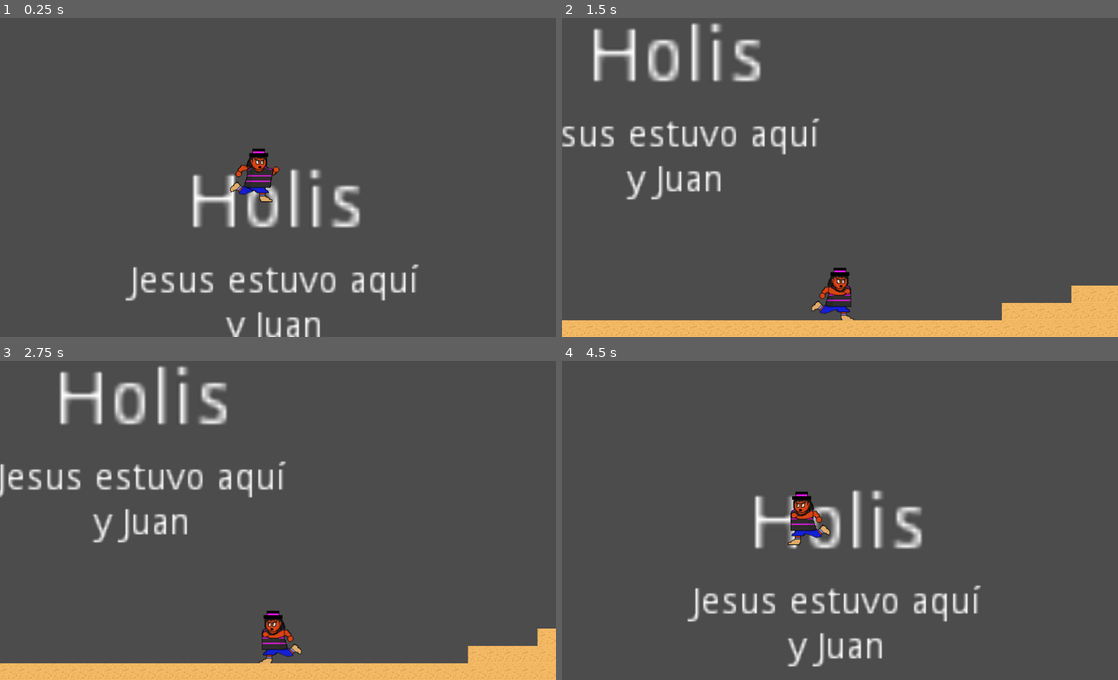
Above: before the commit, frames 1-4 (two rows, left to right).
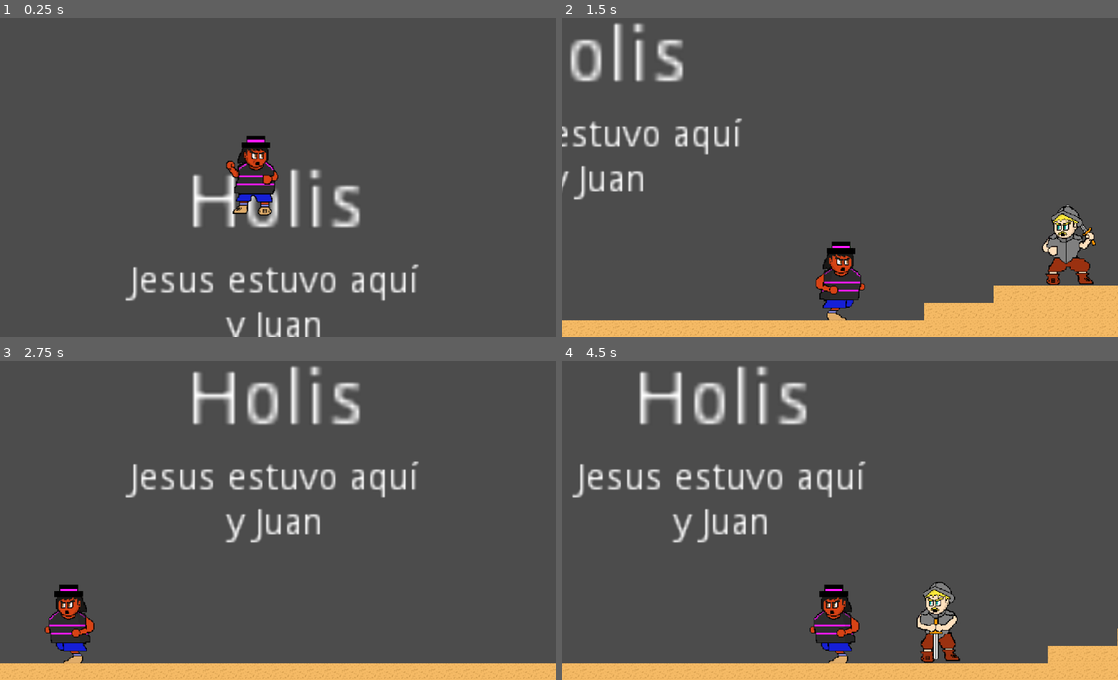
Above: after the commit, the same moments.

Repository: baiest/Minga_Survivor
Game: Godot game, scene res://scenes/Main.tscn
The game is run twice, just before and just after one commit, with the same random seed, the same clock (stepped at 60 frames per second) and the same inputs.
Inputs:
- Up to frame 1 (0.25 s): no input
- Up to frame 2 (1.5 s): hold Right (ui_right) from 0.53 s (still down); tap Up (ui_up) at 0.77 s
- Up to frame 3 (2.75 s): tap Up (ui_up) at 1.52 s; release Right (ui_right) at 2.03 s; hold Left (ui_left) from 2.03 s (still down)
- Up to frame 4 (4.5 s): release Left (ui_left) at 2.78 s; hold Right (ui_right) 2.78-4.28 s; tap Up (ui_up) at 3.02, 3.77 s; hold Left (ui_left) from 4.28 s (still down)

The runs differ from the first frame. In frame 1, 1.3% of the frame differs, in the area x 40-51%, y 36-62%; in frame 2, 10%; in frame 3, 12%; in frame 4, 17%, in the area x 0-100%, y 1-100%.

Commit message:
organizando y escalando las animaciones del player

Diff:
--- a/scenes/Main.tscn
+++ b/scenes/Main.tscn
@@ -1,43 +1,56 @@
-[gd_scene load_steps=20 format=2]
+[gd_scene load_steps=23 format=2]
 
-[ext_resource path="res://sprites/Player/Misak/pixil-frame-0.png" type="Texture" id=1]
+[ext_resource path="res://sprites/Player/Misak/5.png" type="Texture" id=1]
 [ext_resource path="res://tiles/tile_nive1.tres" type="TileSet" id=2]
 [ext_resource path="res://scripts/script_player.gd" type="Script" id=3]
 [ext_resource path="res://sonidos/Ambientacion.ogg" type="AudioStream" id=4]
 [ext_resource path="res://sonidos/ritmo.ogg" type="AudioStream" id=5]
-[ext_resource path="res://sprites/Player/Misak/pixil-frame-1.png" type="Texture" id=6]
-[ext_resource path="res://sprites/Player/Misak/pixil-frame-3.png" type="Texture" id=7]
+[ext_resource path="res://sprites/Player/Misak/4.png" type="Texture" id=6]
+[ext_resource path="res://sprites/Player/Misak/6.png" type="Texture" id=7]
 [ext_resource path="res://scenes/Enemigo.gd" type="Script" id=8]
 [ext_resource path="res://sprites/Enemigo/3.png" type="Texture" id=9]
 [ext_resource path="res://sprites/Enemigo/5.png" type="Texture" id=10]
 [ext_resource path="res://sprites/Enemigo/2.png" type="Texture" id=11]
 [ext_resource path="res://sprites/Enemigo/1.png" type="Texture" id=12]
 [ext_resource path="res://sprites/Enemigo/4.png" type="Texture" id=13]
+[ext_resource path="res://sprites/Player/Misak/1.png" type="Texture" id=15]
+[ext_resource path="res://sprites/Player/Misak/2.png" type="Texture" id=16]
+[ext_resource path="res://sprites/Player/Misak/3.png" type="Texture" id=17]
 
 [sub_resource type="SpriteFrames" id=1]
 animations = [ {
-"frames": [ ExtResource( 1 ), ExtResource( 6 ), ExtResource( 7 ) ],
+"frames": [ ExtResource( 7 ), ExtResource( 6 ), ExtResource( 1 ), ExtResource( 6 ) ],
 "loop": true,
 "name": "correr",
-"speed": 15.0
+"speed": 8.0
+}, {
+"frames": [ ExtResource( 17 ), ExtResource( 15 ), ExtResource( 16 ) ],
+"loop": true,
+"name": "ataque",
+"speed": 5.0
+}, {
+"frames": [ ExtResource( 17 ) ],
+"loop": true,
+"name": "quieto",
+"speed": 5.0
 } ]
 
 [sub_resource type="RectangleShape2D" id=2]
-extents = Vector2( 20, 16 )
+extents = Vector2( 19.5495, 23.8984 )
 
 [sub_resource type="RectangleShape2D" id=3]
 extents = Vector2( 53.6705, 73.4031 )
 
 [sub_resource type="SpriteFrames" id=4]
 animations = [ {
+"frames": [ ExtResource( 9 ), ExtResource( 13 ), ExtResource( 10 ) ],
+"loop": true,
+"name": "atacar",
+"speed": 5.0
+}, {
 "frames": [ ExtResource( 12 ), ExtResource( 11 ) ],
 "loop": true,
 "name": "esperar",
-"speed": 5.0
-}, {
-"frames": [ ExtResource( 9 ), ExtResource( 13 ), ExtResource( 10 ) ],
-"loop": true,
-"name": "atacar",
 "speed": 5.0
 } ]
 
@@ -105,11 +118,13 @@
 }
 
 [node name="Correr" type="AnimatedSprite" parent="Player"]
+scale = Vector2( 0.05, 0.05 )
 frames = SubResource( 1 )
-animation = "correr"
+animation = "quieto"
+playing = true
 
 [node name="CollisionShape2D" type="CollisionShape2D" parent="Player"]
-position = Vector2( -3.05176e-05, 0 )
+position = Vector2( -4.50742, 0.49617 )
 scale = Vector2( 2, 3 )
 shape = SubResource( 2 )
 
--- a/scripts/script_player.gd
+++ b/scripts/script_player.gd
@@ -6,7 +6,7 @@
 # var b = "text"
 var Gravedad = 2500
 var Velocidad = Vector2()
-var run_speed = 350
+var run_speed = 500
 var jump_speed = -500
 
 # Called when the node enters the scene tree for the first time.
@@ -22,15 +22,15 @@
 	if is_on_floor() and jump:
 		Velocidad.y = jump_speed
 	if rigth:
-		$Correr.scale = Vector2(1,1)
+		$Correr.scale = Vector2(0.05,0.05)
 		Velocidad.x += run_speed
 		$Correr.play('correr')
 	elif left:
-		$Correr.scale = Vector2(-1,1)
+		$Correr.scale = Vector2(-0.05,0.05)
 		Velocidad.x -= run_speed
 		$Correr.play('correr')
 	else:
-		$Correr.stop()
+		$Correr.play('quieto')
 
 
 # Condicion si el jugador se sale del escenario
--- a/tiles/tile_nive1.tres
+++ b/tiles/tile_nive1.tres
@@ -7,8 +7,6 @@
 [ext_resource path="res://sprites/textures/street.png" type="Texture" id=5]
 [ext_resource path="res://sprites/textures/grass.png" type="Texture" id=6]
 [ext_resource path="res://sprites/textures/mud-2.png" type="Texture" id=7]
-
-
 
 [sub_resource type="RectangleShape2D" id=1]
 extents = Vector2( 16, 16 )
Not shown, changed: sprites/Player/Misak/1.png.import
Not shown, changed: sprites/Player/Misak/2.png.import
Not shown, changed: sprites/Player/Misak/3.png.import
Not shown, changed: sprites/Player/Misak/4.png.import
Not shown, added: sprites/Player/Misak/5.png.import
Not shown, added: sprites/Player/Misak/6.png.import
Binary file removed: sprites/Player/Misak/pixil-frame-0 (2).png
Binary file removed: sprites/Player/Misak/pixil-frame-0.png
Binary file removed: sprites/Player/Misak/pixil-frame-1.png
Binary file removed: sprites/Player/Misak/pixil-frame-3.png
